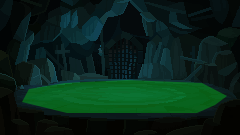
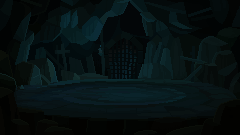
Layered file, before and after one edit (240 × 135). Changes by layer:
hid "Walk area" over left=22, top=80, right=227, bottom=113
painted on "Image" over left=0, top=0, right=240, bottom=135
